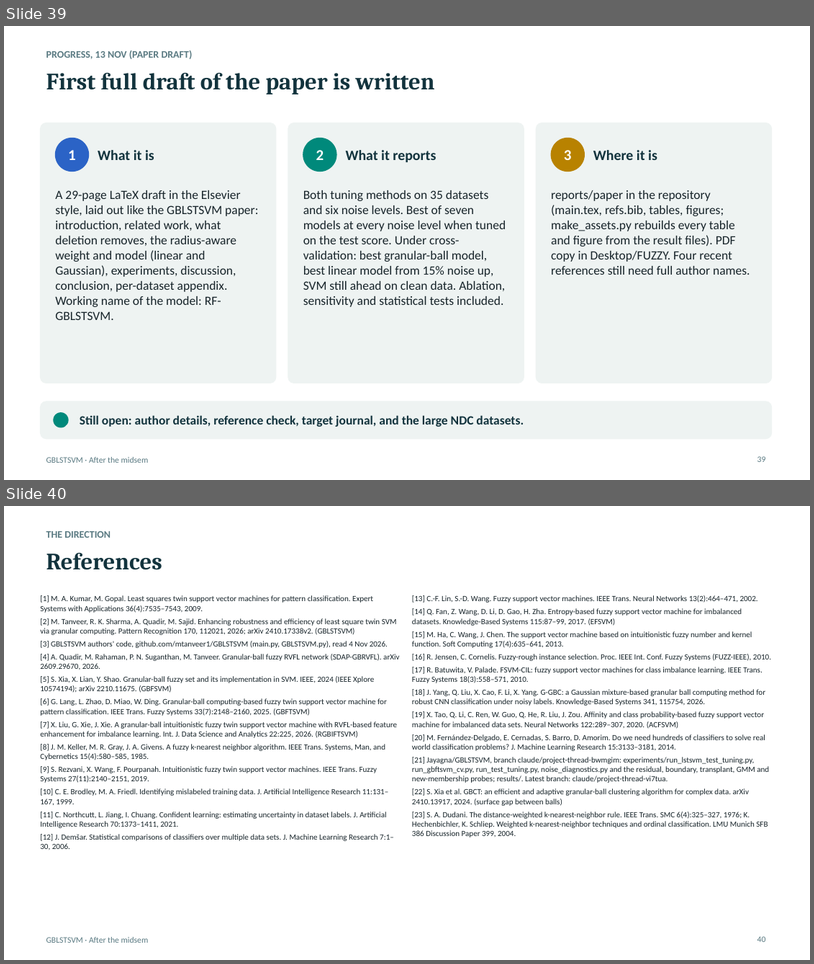
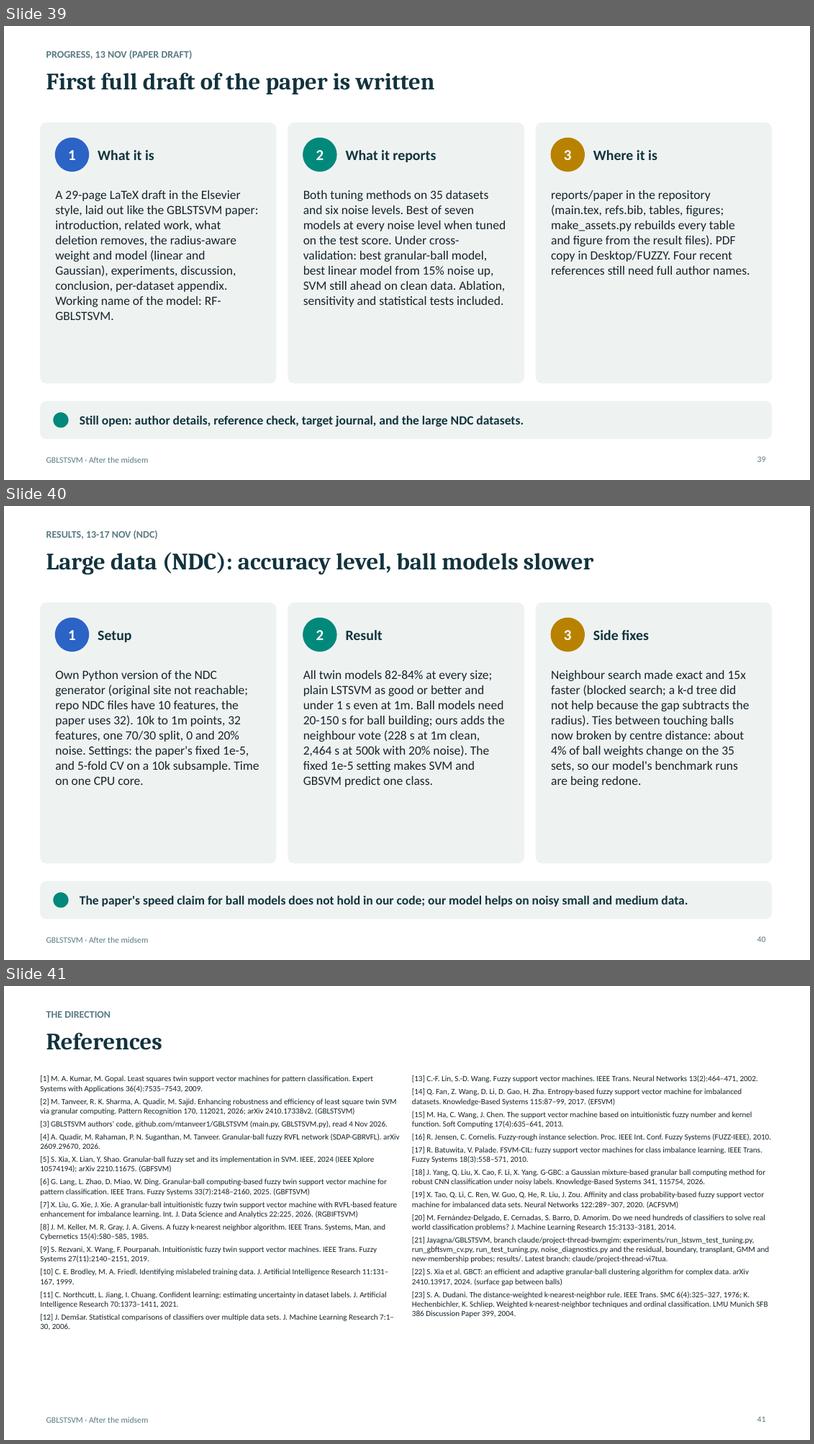
Before and after one commit to Jayagna/GBLSTSVM, a slide deck: reports/post_midsem/post_midsem.pptx. Shown one above the other, each under a label of ours: slides 39 and 40 before the commit, slides 39, 40 and 41 after it. The pictures are 814x964 and 814x1444 pixels, drawn with LibreOffice and Linux fonts; fonts in the diff are those of the drawing. Boxes give left, top, right and bottom in pixels: in the first picture for what was removed or moved away, otherwise in the second. Text is boxed around its words. In the diff, an @@ line names an element or a change of style, - is before the commit and + after.

```diff
--- a/reports/post_midsem/post_midsem.pptx
+++ b/reports/post_midsem/post_midsem.pptx
@@ slide 40 added at box(4, 506, 810, 960), background #FFFFFF; not listed: 1 template element that a slide beside it also shows @@
@@ text added at box(46, 530, 158, 539), 12 pt, text #5A7A82, bold @@
+RESULTS, 13-17 NOV (NDC)
@@ title added at box(46, 552, 594, 574), 28 pt, text #12333D, bold @@
+Large data (NDC): accuracy level, ball models slower
@@ rounded rectangle added at box(40, 602, 276, 863), fill #EEF3F2, outline #EEF3F2 0.75 pt @@
@@ rounded rectangle added at box(288, 602, 525, 863), fill #EEF3F2, outline #EEF3F2 0.75 pt @@
@@ rounded rectangle added at box(536, 602, 772, 863), fill #EEF3F2, outline #EEF3F2 0.75 pt @@
@@ ellipse added at box(55, 618, 89, 651), fill #2B63C6, outline #2B63C6 1 pt @@
@@ text added at box(68, 630, 76, 640), 18 pt, text #FFFFFF, bold @@
+1
@@ text added at box(98, 631, 131, 642), 17 pt, text #12333D, bold @@
+Setup
@@ ellipse added at box(304, 618, 337, 651), fill #00897B, outline #00897B 1 pt @@
@@ text added at box(316, 630, 324, 640), 18 pt, text #FFFFFF, bold @@
+2
@@ text added at box(346, 630, 383, 640), 17 pt, text #12333D, bold @@
+Result
@@ ellipse added at box(551, 618, 585, 651), fill #B88200, outline #B88200 1 pt @@
@@ text added at box(564, 630, 572, 640), 18 pt, text #FFFFFF, bold @@
+3
@@ text added at box(594, 630, 649, 640), 17 pt, text #12333D, bold @@
+Side fixes
@@ text added at box(55, 670, 259, 785), 15 pt, text #17242A @@
+Own Python version of the NDC generator (original site not reachable; repo NDC files have 10 features, the paper uses 32). 10k to 1m points, 32 features, one 70/30 split, 0 and 20% noise. Settings: the paper's fixed 1e-5, and 5-fold CV on a 10k subsample. Time on one CPU core.
@@ text added at box(304, 670, 505, 787), 15 pt, text #17242A @@
+All twin models 82-84% at every size; plain LSTSVM as good or better and under 1 s even at 1m. Ball models need 20-150 s for ball building; ours adds the neighbour vote (228 s at 1m clean, 2,464 s at 500k with 20% noise). The fixed 1e-5 setting makes SVM and GBSVM predict one class.
@@ text added at box(551, 670, 750, 787), 15 pt, text #17242A @@
+Neighbour search made exact and 15x faster (blocked search; a k-d tree did not help because the gap subtracts the radius). Ties between touching balls now broken by centre distance: about 4% of ball weights change on the 35 sets, so our model's benchmark runs are being redone.
@@ rounded rectangle added at box(40, 881, 772, 919), fill #EEF3F2, outline #EEF3F2 0.75 pt @@
@@ ellipse added at box(54, 893, 68, 907), fill #00897B, outline #00897B 1 pt @@
@@ text added at box(80, 895, 688, 906), 15 pt, text #12333D, bold @@
+The paper's speed claim for ball models does not hold in our code; our model helps on noisy small and medium data.
@@ page number added at box(758, 936, 766, 942), 10 pt, text #5A7A82 @@
+40
@@ what was slide 40 is now slide 41 @@
@@ page number at box(758, 1416, 766, 1422): text changed @@
-40
+41
```
Also in this commit, not shown: 1 other file.
